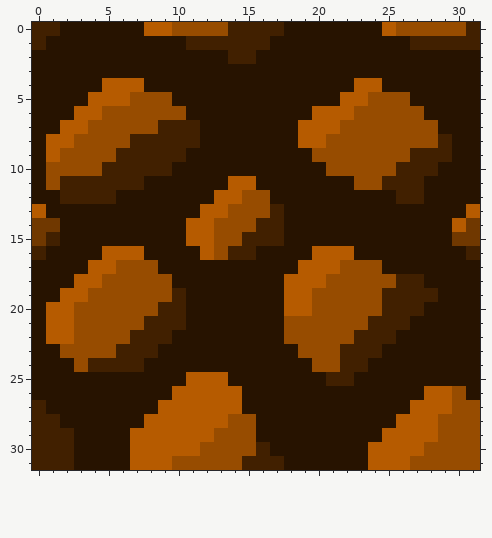
A pixel-art sprite gets an edit: Groweed/Assets/Resources/Sprites/Tiles/Dirt.png. The picture above is the old version.
The file is 32x32 pixels.
After:
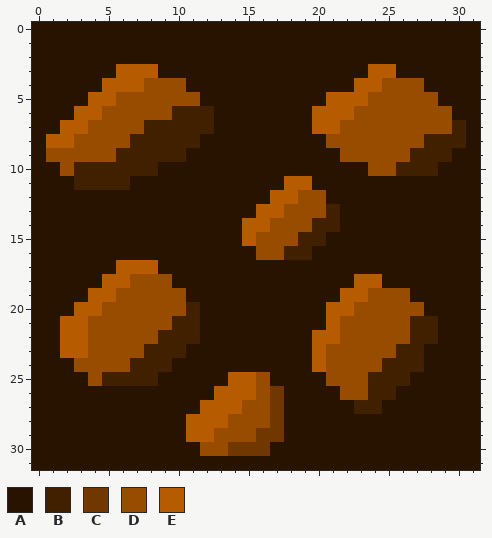
Palette (. is transparent): A #271300  B #412000  C #703800  D #974c00  E #b65b00
What changed:
Changed rows in their new state; - is an unchanged pixel.
first column x 0:
 0 AA------AAAAAAAAAA-------AAAAAAA
 1 A----------AAAAAA----------AAAAA
 2 --------------AA----------------
 3 ------EEE---------------EE------
 4 --------DDD--------------DDD----
 5 ------D---DD---------E-----DD---
 6 ----------BBB---------------DD--
 7 --------B---B------A---------DB-
 8 -------------------AA-------B-B-
 9 -D------------------AA----------
10 -A-BB----A-----------AAA--------
11 -AA----A------AA--EE---AAAAA----
12 --AAAA-------AAAAEEDD-----AA----
13 A-----------AAAAEEDDDB---------A
14 AA---------AAAAEEDDDBB--------AA
15 AA---------AAAAEDDDBB---------AA
16 A----AAA----AAAADDBBAAA--------A
17 ----AAEEE----------AAAAAA-------
18 ---AAEE-----------AAAAAEEAAA----
19 --AAEE----D-------AAAAEE-DDAA---
20 -AAEE----DDB------AAAEE--DDD----
21 -A-E----DD-B------AAAE--DDDBB---
22 -A-E---DD-BB------AAEE-DDDDBB---
23 --EE--DD-BB--------AE-DDDDBB----
24 ----DDD-BB----------E-DDDBBB----
25 ----DBBBB--AAAEED----DDDBBB-----
26 ----------AAA--EDC----DDBB--AAA-
27 A--------AAA---DDC-----BB--AAAAA
28 AA------AAA-----DC--------AAAAAA
29 AAA----AAAA-----CC-------AAAAAAA
30 AAA----AAAAA--CCC-------AAAAAAAA
31 AAA----AAAAAAAAAAA------AAAAAAAA
